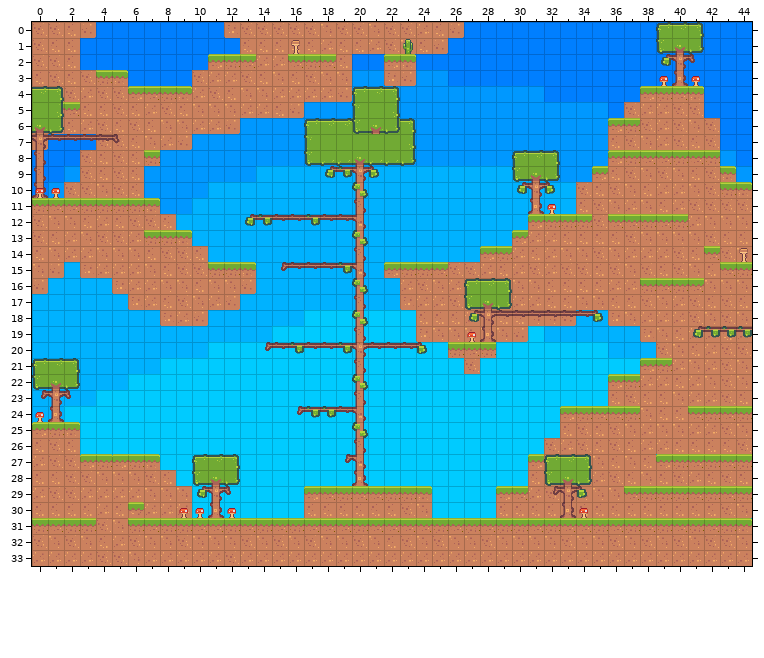
Tiled map: static/stage1.tmx. Above, as it was before the edit.
Cells are 18x18 px. Shown: x 0..44, y 0..33.
After:
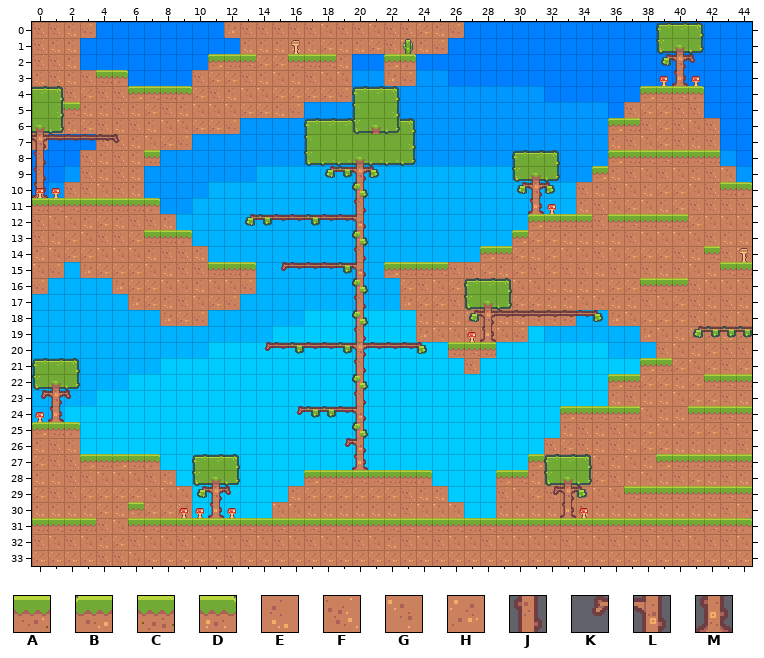
Key: from "greensides": A 2, B 10, C 11, D 12, E 20, F 21, G 22, H 31, J 56, K 58, L 66, M 67.
_ is an empty cell.
Tiles replaced or removed in this view: A, B, C, D, F, G, J, K, L, M.
The edit:
Changed rows in their new state; . is an unchanged cell.
Layer "platforms":
first column x 43:
 9 G
first column x 15:
28 ..BACAACCD....BA
29 .EHHHHHHFEE...FG
30 GG........GG....
Layer "trees":
first column x 41:
16 _
first column x 42:
21 .._
22 ___
first column x 19:
26 KL
27 _M
28 ._
Where, in picture pixels (left, top, right, bottom), the same in both pictures:
changed: (720, 166, 736, 180)
removed: (688, 278, 704, 292)
removed: (704, 360, 752, 389)
changed: (272, 438, 464, 518)
changed: (496, 470, 528, 500)
